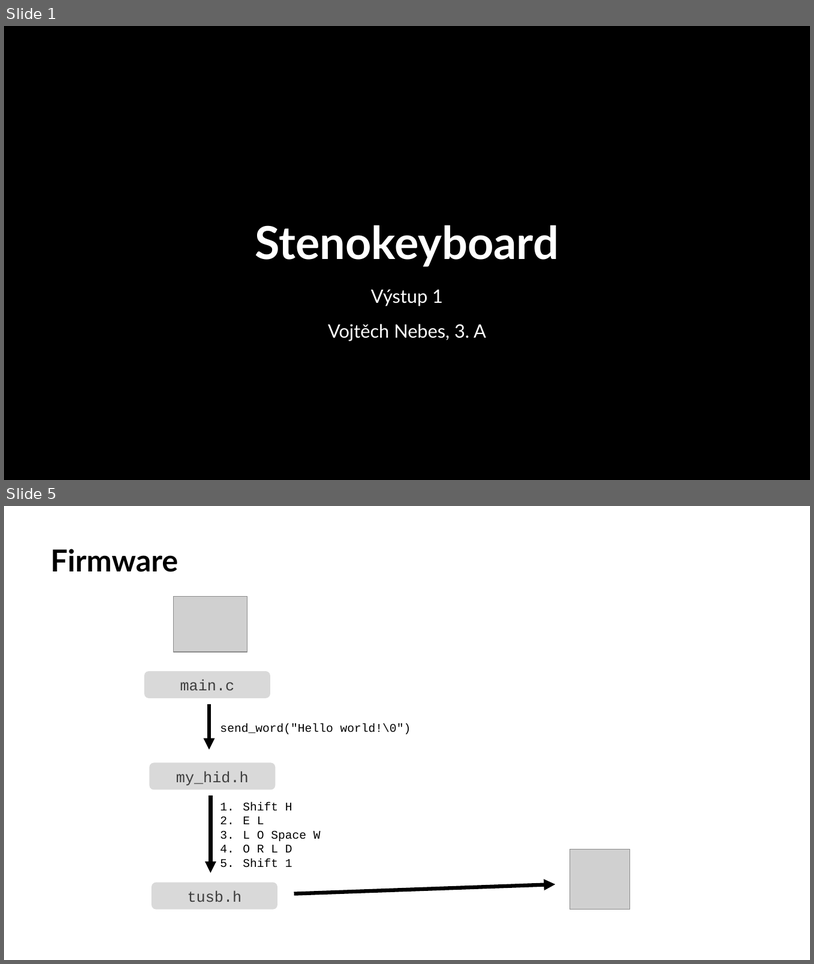
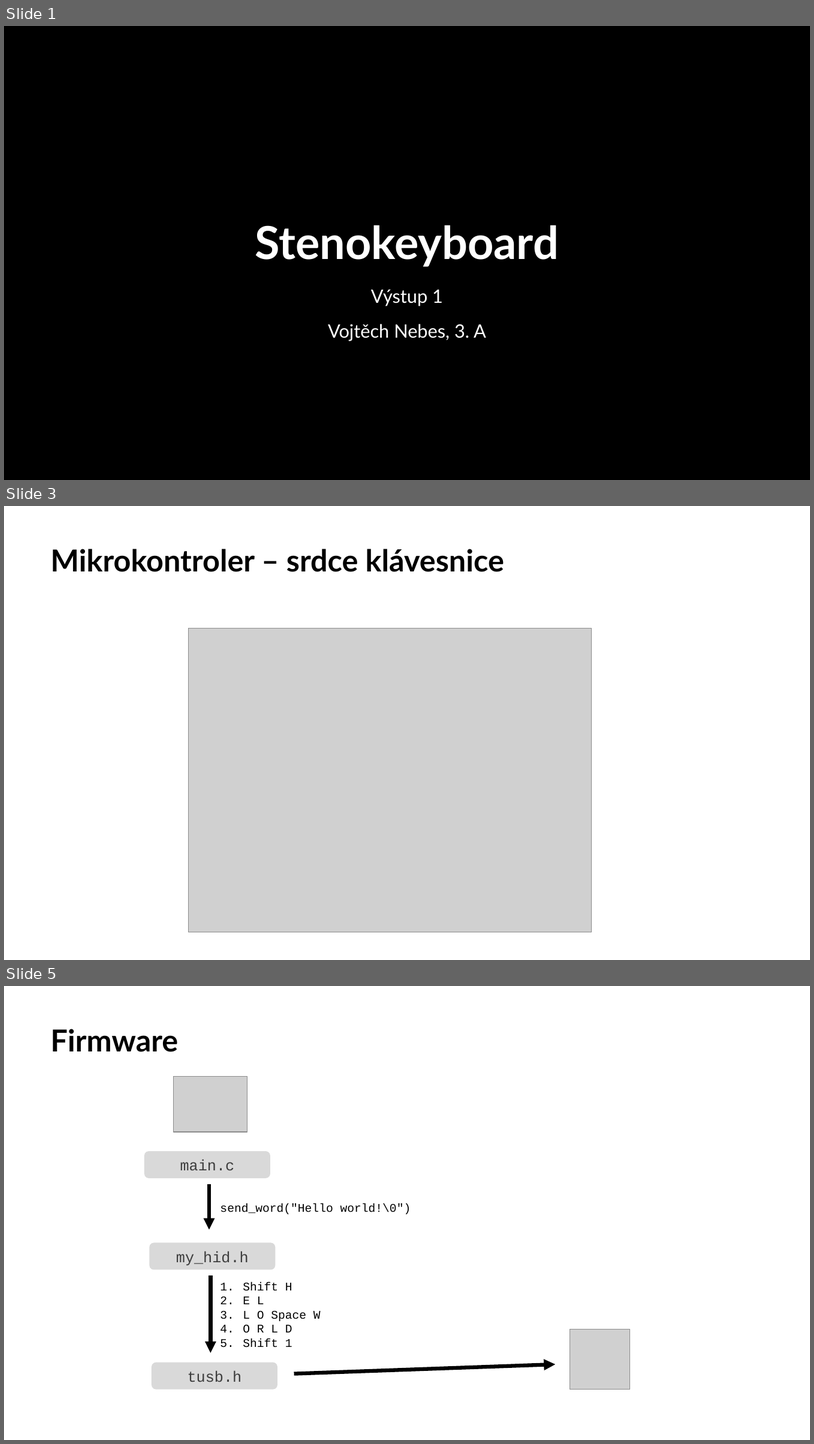
Before and after one commit to VojtechNebes/ssps-stp-stenokeyboard, a slide deck: vystup_1/STP výstup 1.pptx. Shown one above the other, each under a label of ours: slides 1 and 5 before the commit, slides 1, 3 and 5 after it; the slides between them are not shown. The pictures are 814x964 and 814x1444 pixels, drawn with LibreOffice and Linux fonts; fonts in the diff are those of the drawing; grey boxes stand for pictures; background and template pictures are left out. Boxes give left, top, right and bottom in pixels: in the first picture for what was removed or moved away, otherwise in the second. Text is boxed around its words. In the diff, an @@ line names an element or a change of style, - is before the commit and + after.

```diff
--- a/vystup_1/STP výstup 1.pptx
+++ b/vystup_1/STP výstup 1.pptx
@@ slide 3 added at <box>4,506,810,960</box>, background #FFFFFF @@
@@ title added at <box>51,549,504,572</box>, 36 pt, text #000000, bold @@
+Mikrokontroler – srdce klávesnice
@@ picture added at <box>189,628,592,932</box> @@
```
Also in this commit, not shown: 1 slide changed, 1 other slide added, 2 slides removed, 1 other file.
